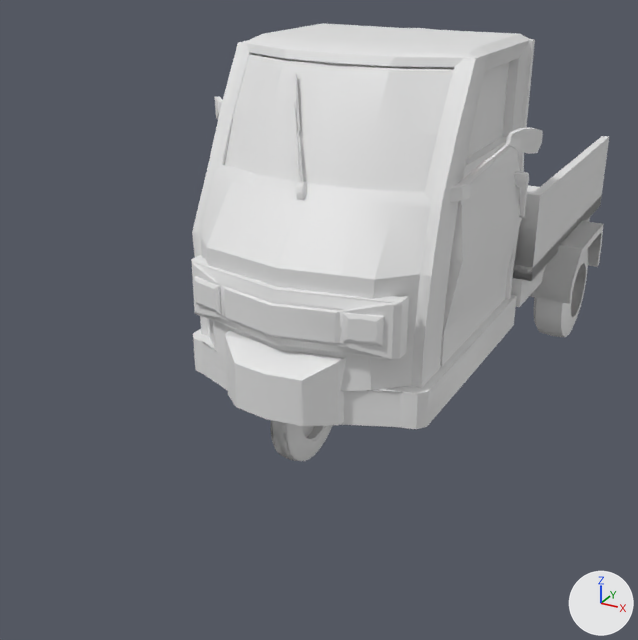
An edit to the FBX model VrProject/Assets/Agnese/Scenes/Apecar/Ape car.fbx, drawn before and after from the same camera.
Camera for both pictures: a 50 mm camera at (3.69, -3.35, 4.32) aimed at (1.14, 1.29, 2.0). Lighting does not change. The marker at lower right points along +X, +Y and +Z. Materials are left out; every surface is plain grey. Where no turn or scale is listed for an object, it has been applied to the vertices. Vertices at the same position are counted once.

In view in the first picture: 'APECAR', 'APECAR_2', 'APECAR_4', 'APECAR_5'.
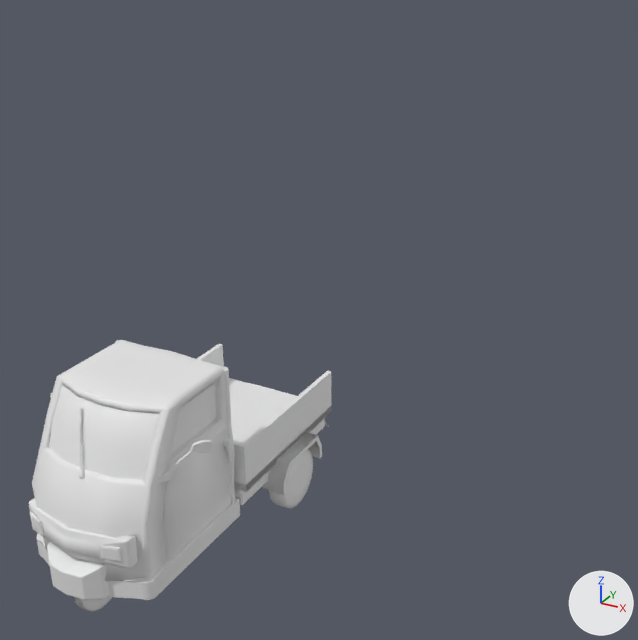
Where the newer file only moved an object's origin or applied its transform, the numbers keep the older frame.

Pixel boxes [x1, y1, x2, y2] of what changed, in the pictures (638 x 640 px):
'APECAR', deleted: before [191, 23, 609, 429]
'Object_4_2', added: after [29, 340, 331, 600]
'APECAR_2', mesh turned: before [224, 55, 509, 193]; after [49, 383, 217, 480]
'APECAR_5', reshaped (25% narrower, 23% shorter): before [271, 249, 588, 461]; after [74, 449, 313, 611]
'APECAR_4', mesh rescaled (51% narrower, 28% shorter): before [194, 276, 384, 346]; after [30, 512, 122, 562]
part 2 of me_mesh_007, deleted: before [534, 249, 588, 337]
part 3 of me_mesh_007, added: after [269, 449, 313, 508]
part 4 of me_mesh_007, deleted: before [271, 420, 333, 461]
part 5 of me_mesh_007, added: after [74, 597, 112, 611]

Patch to the scene script:
```diff
--- a/VrProject/Assets/Agnese/Scenes/Apecar/Ape car.fbx.py
+++ b/VrProject/Assets/Agnese/Scenes/Apecar/Ape car.fbx.py
@@ me_mesh_006 @@
 me_mesh_006.from_pydata(...)  # 228 vertices, 224 faces; spans x -0.438..0.455, y -1.143..-1.029, z 0.74..0.864
 # used by ob_apecar_4; location = (1.953, 0.6, 2.101)
+# me_mesh_006 part 1: the whole mesh is scaled about its middle by 0.871, then moved by (-1.961, 0.536, -2.217)
@@ me_mesh_004 @@
 me_mesh_004.from_pydata(...)  # 132 vertices, 99 faces; spans x -0.479..0.496, y -0.91..0.146, z 1.273..1.724
 # used by ob_apecar_2; location = (1.953, 0.6, 2.101)
+# me_mesh_004 part 6: the whole mesh is turned 0.6 degrees about the x axis through its middle and scaled by 0.871, then moved by (-1.961, 0.439, -2.3)
@@ me_mesh_007 @@
 # used by ob_apecar_5; location = (1.953, 0.6, 2.101)
-me_mesh_007.from_pydata(...)  # 1696 vertices, 1729 faces; spans x -0.73..0.75, y -1.16..1.3, z 0.0..0.59
+me_mesh_007.from_pydata(...)  # 1696 vertices, 1664 faces; spans x -2.6..-1.31, y -0.61..1.53, z -2.1..-1.58
+# me_mesh_007 part 2: 896 vertices removed from x -0.73..0.75, y 0.72..1.3, z 0.0..0.59
+# me_mesh_007 part 3: 896 vertices added at x -2.6..-1.31, y 1.02..1.53, z -2.09..-1.58
+# me_mesh_007 part 4: 800 vertices removed from x -0.05..0.06, y -1.16..-0.67, z 0.01..0.51
+# me_mesh_007 part 5: 800 vertices added at x -2.0..-1.91, y -0.61..-0.18, z -2.1..-1.67
@@ me_object_4_2 @@
+me_object_4_2.from_pydata(...)  # 3523 vertices, 3482 faces; spans x -0.7..0.7, y -0.1..2.55, z -0.29..0.99
@@ ob_apecar @@
-ob_apecar = bpy.data.objects.new('APECAR', me_mesh_003)
-ob_apecar.location = (1.953, 0.6, 2.101)
-ob_apecar.rotation_euler = (1.571, 0.0, 0.0)  # degrees (90, 0, 0)
@@ ob_object_1 @@
 ob_object_1 = bpy.data.objects.new('Object_1', me_mesh)
-ob_object_1.parent = ob_apecar
 ob_object_1.location = (0.0, 0.0, 0.0)
@@ ob_object_4_2 @@
+ob_object_4_2 = bpy.data.objects.new('Object_4_2', me_object_4_2)
+ob_object_4_2.location = (0.0, 0.0, 0.567)
```
